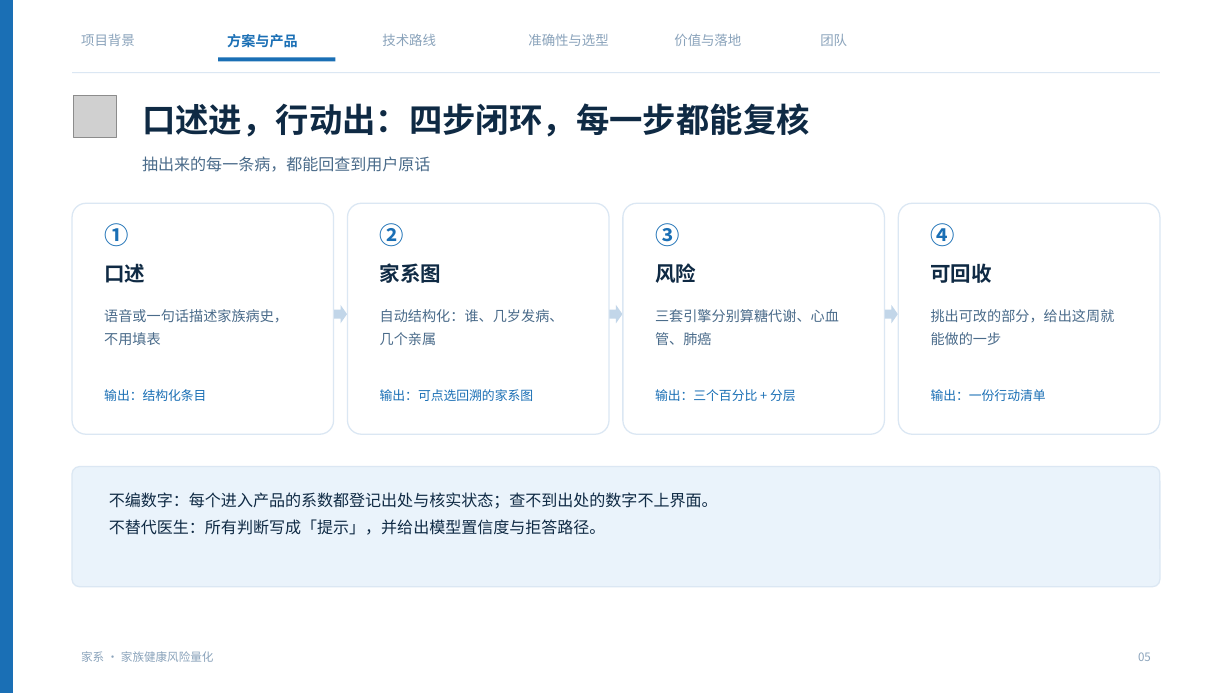
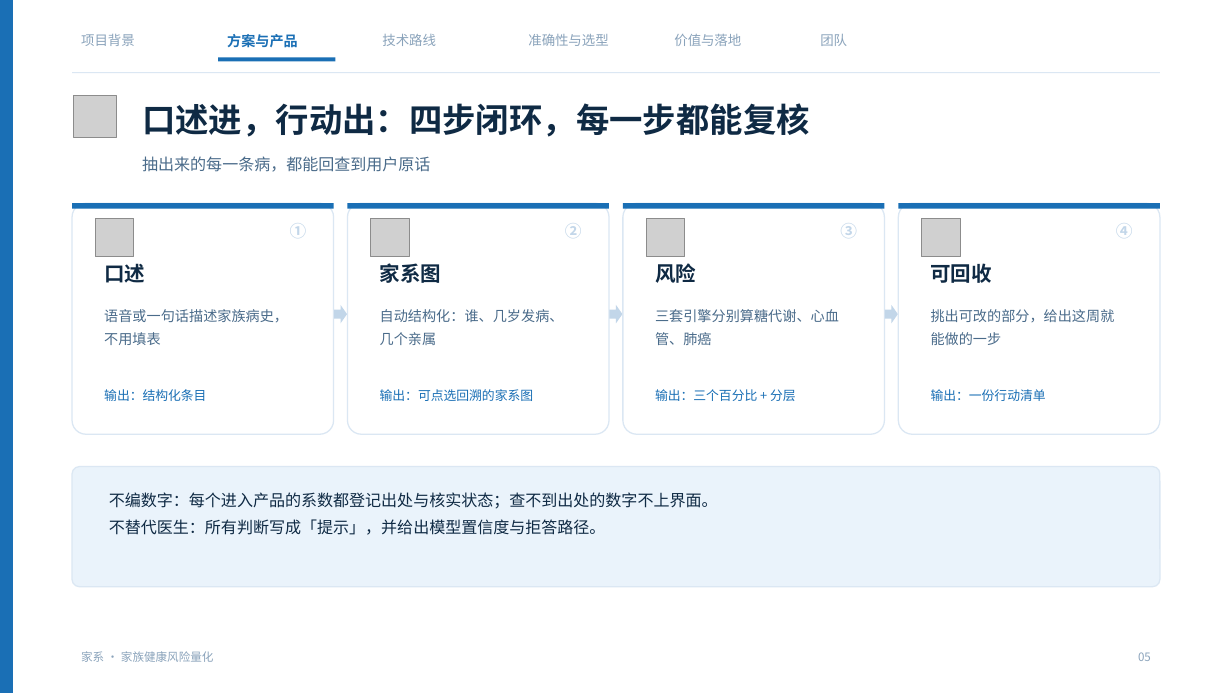
Before and after one commit to NimuStudio/jiaxi, a slide deck: slide 5 of deliverables/家系-答辩-v2.pptx. Drawn at 1232x693 pixels with LibreOffice and Linux fonts; fonts in the diff are those of the drawing; grey boxes stand for pictures; background and template pictures are left out. Boxes give left, top, right and bottom in pixels: in the first picture for what was removed or moved away, otherwise in the second. Text is boxed around its words. In the diff, an @@ line names an element or a change of style, - is before the commit and + after.

```diff
--- a/deliverables/家系-答辩-v2.pptx
+++ b/deliverables/家系-答辩-v2.pptx
@@ rectangle added at [72, 203, 334, 209], fill #1A6FB5 @@
@@ rectangle added at [348, 203, 609, 209], fill #1A6FB5 @@
@@ rectangle added at [623, 203, 884, 209], fill #1A6FB5 @@
@@ rectangle added at [898, 203, 1160, 209], fill #1A6FB5 @@
@@ picture added at [95, 218, 134, 257] @@
@@ text "①": place and size @@
-text "①" at [104, 223, 128, 247]
+text "①" at [290, 225, 307, 237]
@@ picture added at [371, 218, 409, 257] @@
@@ text "②": place and size @@
-text "②" at [380, 223, 404, 247]
+text "②" at [565, 225, 582, 237]
@@ picture added at [646, 218, 685, 257] @@
@@ text "③": place and size @@
-text "③" at [655, 223, 679, 247]
+text "③" at [840, 224, 857, 238]
@@ picture added at [921, 218, 960, 257] @@
@@ size 19 to 13 pt, text colour #1A6FB5 to #C2D6E9; alignment left to right in 4 elements at [290, 225, 307, 237], [565, 225, 582, 237], [840, 224, 857, 238], [1116, 225, 1133, 237] @@
@@ text "④": place and size @@
-text "④" at [931, 223, 955, 247]
+text "④" at [1116, 225, 1133, 237]
```
Also in this commit, not shown: 5 other slides changed, 13 other files.
